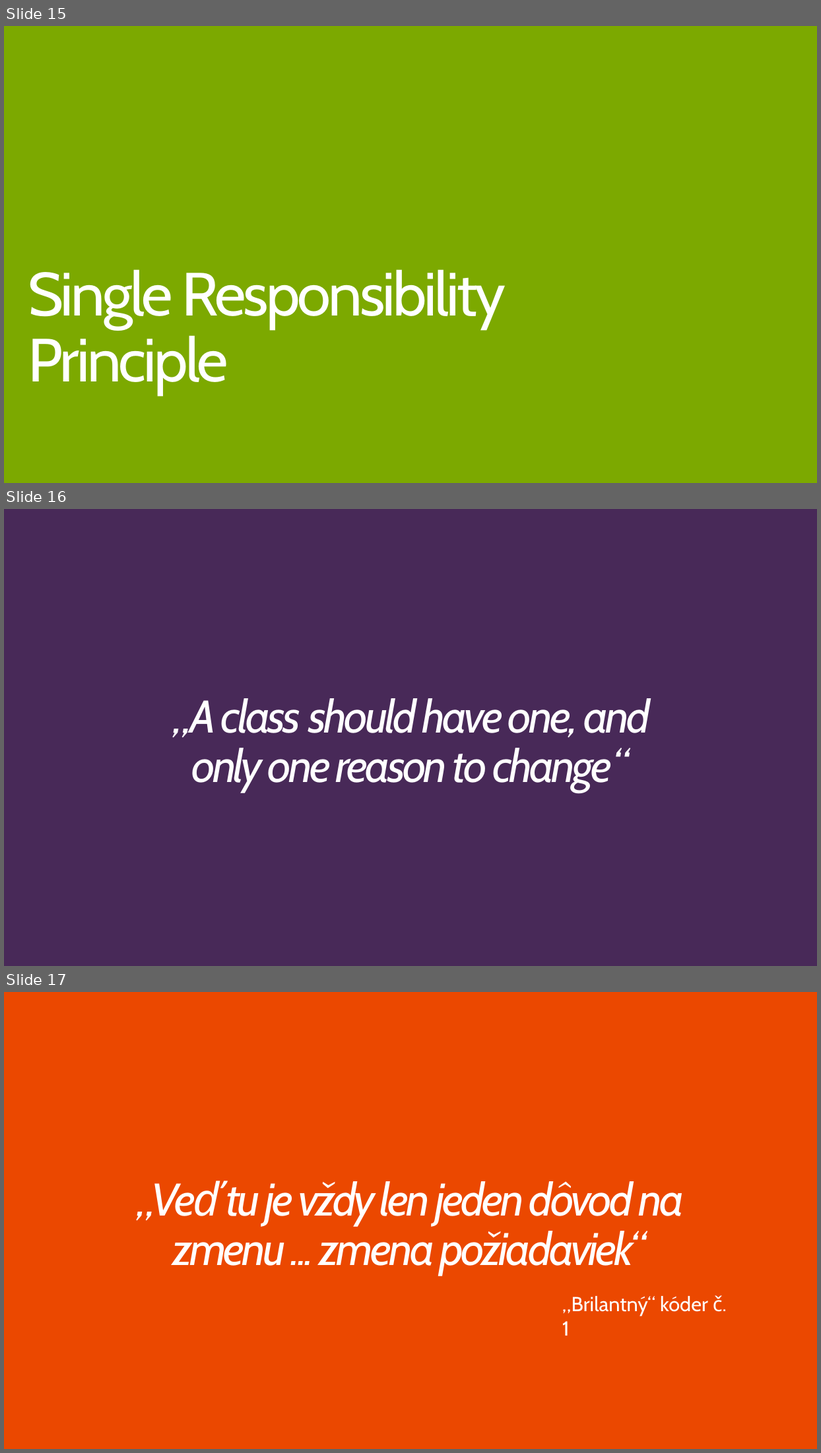
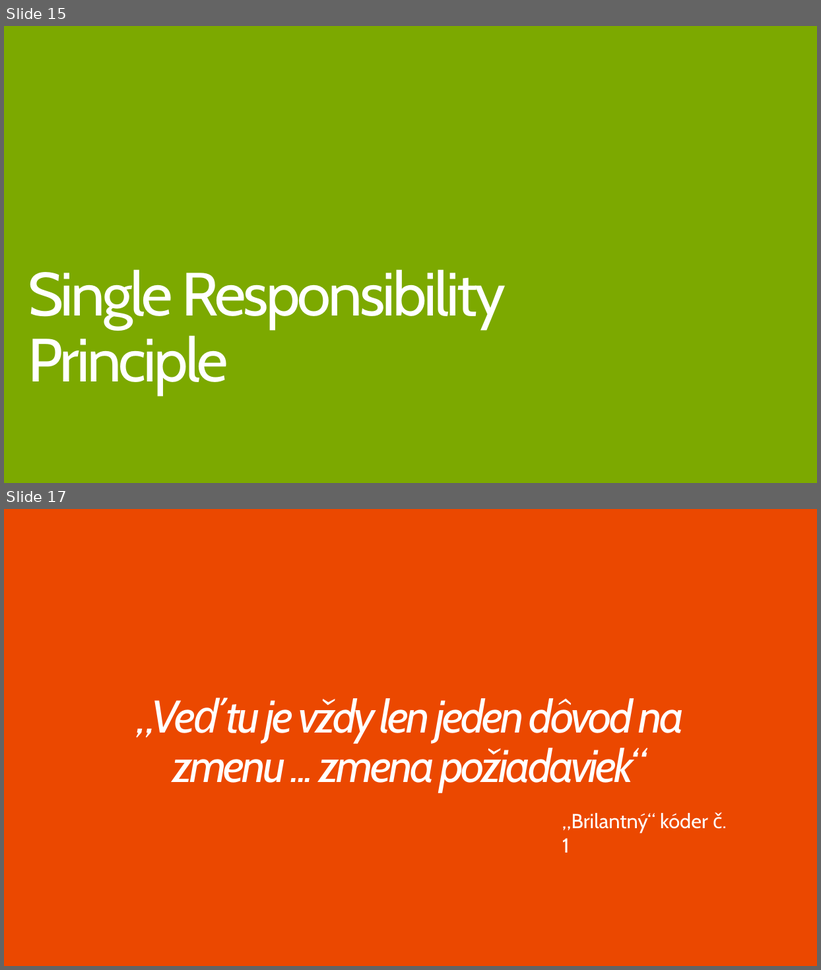
Before and after one commit to Burgyn/SOLID-Principles, a slide deck: SOLIDPrinciples.pptx. Shown one above the other, each under a label of ours: slides 15, 16 and 17 before the commit, slides 15 and 17 after it; the slides between them are not shown. The pictures are 821x1453 and 821x970 pixels, drawn with LibreOffice and Linux fonts; fonts in the diff are those of the drawing. Boxes give left, top, right and bottom in pixels: in the first picture for what was removed or moved away, otherwise in the second. Text is boxed around its words. In the diff, an @@ line names an element or a change of style, - is before the commit and + after.

```diff
--- a/SOLIDPrinciples.pptx
+++ b/SOLIDPrinciples.pptx
@@ slide 16 removed at <box>4,509,817,966</box>, background #482958 @@
@@ title removed at <box>173,698,650,792</box> @@
-„A class should have one, and only one reason to change“
```
Also in this commit, not shown: 4 slides changed, 14 slides added, 1 other slide removed, 1 other file.
